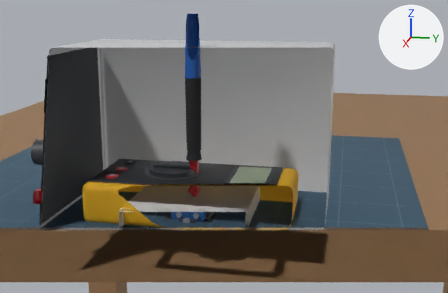
Two versions of the glTF model public/models/parts.glb, one commit apart.
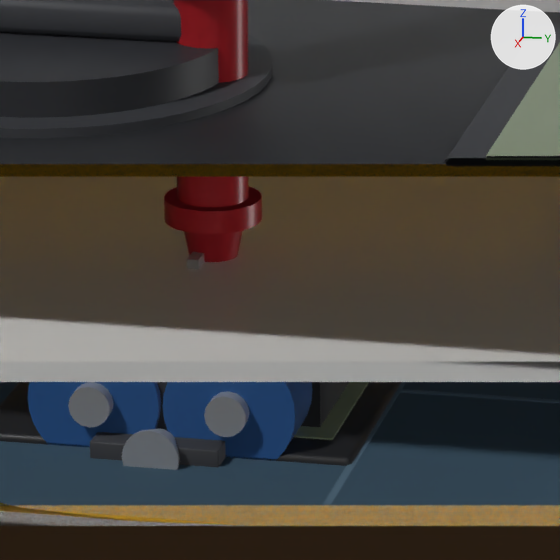
Old and new are each drawn from a 50 mm camera at (484.6, 122.3, 181.1) aimed at (-14.8, 22.4, 56.2) and again close up on the part from 37% to 53% of the width and 56% to 80% of the height. The axes (+X, +Y, +Z) are drawn at upper right. The lights are the same throughout. The older version's two pictures come first. Everything nearer to the camera than a plane just in front of the edit is cut away. Where no turn or scale is listed for an object, it has been applied to the vertices.

Objects in the first close-up: 'enc_shell_top', 'env_bench_mat', 'env_bench_top', 'pkg_AA2_cell-1', 'pkg_SCREEN_S_frame', 'tool_multimeter_boot', 'tool_multimeter_dialgrip', 'tool_multimeter_dialknob', 'tool_multimeter_dialring', 'tool_multimeter_face', 'tool_probe_red_grip', 'tool_psu_case' and 16 more.
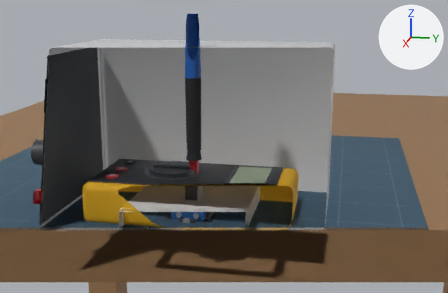
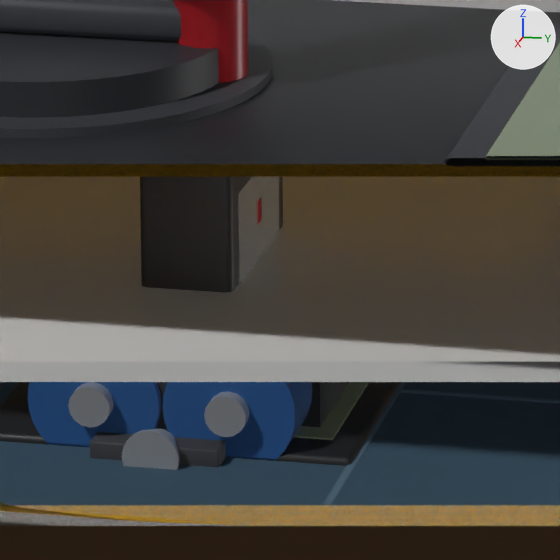
Where the change shows, as pixel boxes [x1, y1, x2, y2] in the close-ups (560 x 560 px):
'pkg_PAK_body', added
    after: [140, 177, 283, 292]
'pkg_PAK_label', added
    after: [238, 177, 279, 284]
'tool_probe_red_guard', unchanged, covered by the edit
    before: [164, 186, 262, 234]
    after: [257, 197, 262, 225]
'tool_probe_red_collar', unchanged, covered by the edit
    before: [184, 230, 243, 262]

The change, as a diff of the scene's bpy script:
```diff
--- a/public/models/parts.glb.py
+++ b/public/models/parts.glb.py
@@ me_pkg_pak_label @@
+me_pkg_pak_label.from_pydata([(-9.0, 5.1, 12.0), (9.0, 5.1, 12.0), (-9.0, 5.0, 12.0), (9.0, 5.0, 12.0), (-9.0, 5.1, 26.0), (9.0, 5.1, 26.0), (-9.0, 5.0, 26.0), (9.0, 5.0, 26.0)], [], [(0, 1, 3), (0, 3, 2), (4, 6, 7), (4, 7, 5), (0, 4, 5), (0, 5, 1), (2, 3, 7), (2, 7, 6), (0, 2, 6), (0, 6, 4), (1, 5, 7), (1, 7, 3)])
+me_pkg_pak_label.materials.append(mat_sticker_foil)  # white #dde3e8
@@ me_pkg_pak_body @@
+me_pkg_pak_body.from_pydata(...)  # 56 vertices, 108 faces; spans x -12.0..12.0, y -5.0..5.0, z 0.0..30.0
+me_pkg_pak_body.materials.append(mat_plastic_black)  # dark grey #35373c
@@ ob_pkg_pak_label @@
+ob_pkg_pak_label = bpy.data.objects.new('pkg_PAK_label', me_pkg_pak_label)
+ob_pkg_pak_label.location = (0.0, 0.0, 0.0)
@@ ob_pkg_pak_body @@
+ob_pkg_pak_body = bpy.data.objects.new('pkg_PAK_body', me_pkg_pak_body)
+ob_pkg_pak_body.location = (0.0, 0.0, 0.0)
```
